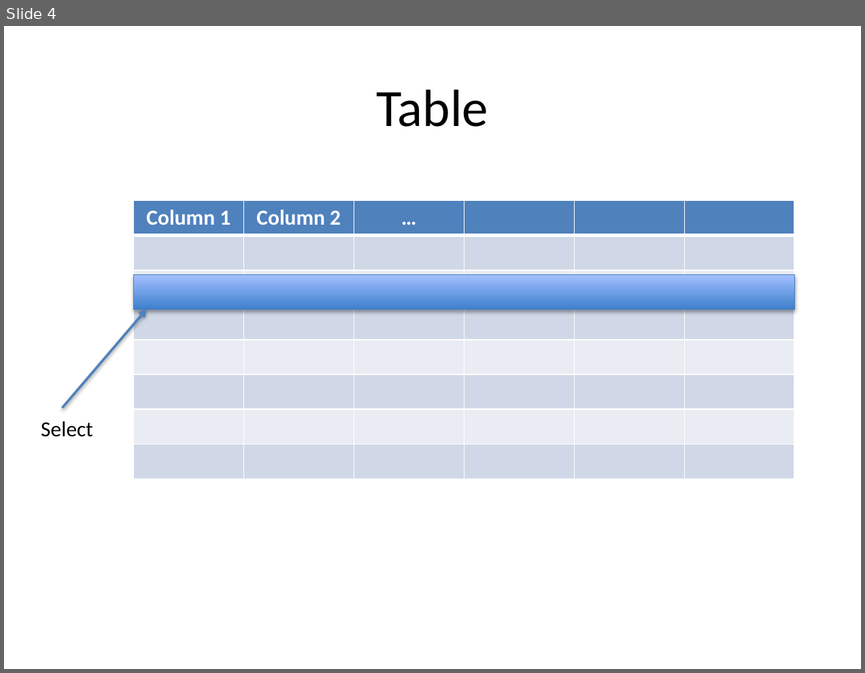
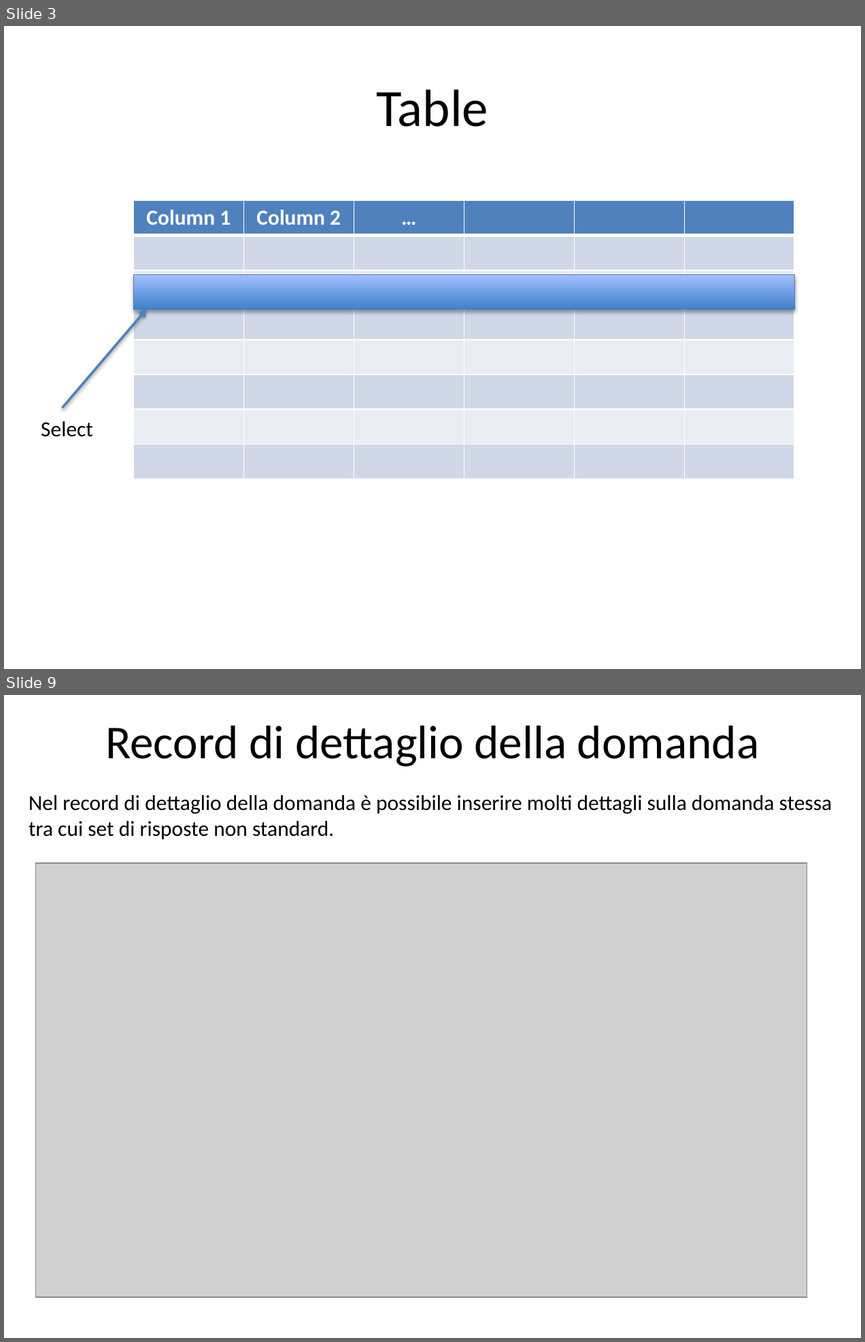
Before and after one commit to amepoli/onecompliance, a slide deck: user_stories.pptx. Shown one above the other, each under a label of ours: slide 4 before the commit, slides 3 and 9 after it; the slides between them are not shown. The pictures are 865x673 and 865x1342 pixels, drawn with LibreOffice and Linux fonts; fonts in the diff are those of the drawing; grey boxes stand for pictures. Boxes give left, top, right and bottom in pixels: in the first picture for what was removed or moved away, otherwise in the second. Text is boxed around its words. In the diff, an @@ line names an element or a change of style, - is before the commit and + after.

```diff
--- a/user_stories.pptx
+++ b/user_stories.pptx
@@ slide 9 added at [4,695,861,1338], background #FFFFFF @@
@@ title added at [105,726,759,766], 39.6 pt, text #000000 @@
+Record di dettaglio della domanda
@@ text added at [28,795,832,839], 18 pt, text #000000 @@
+Nel record di dettaglio della domanda è possibile inserire molti dettagli sulla domanda stessa tra cui set di risposte non standard.
@@ picture added at [36,863,807,1297] @@
@@ what was slide 4 is now slide 3 @@
```
Also in this commit, not shown: 1 slide changed, 7 other slides added, 1 slide removed, 2 other files.
